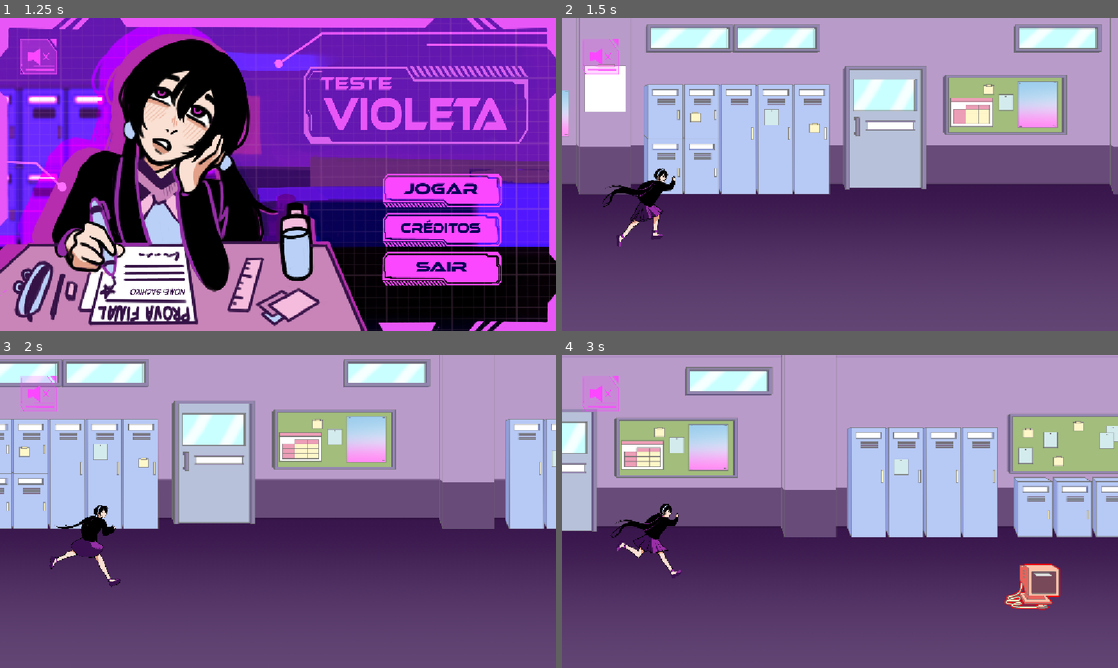
Above: before the commit, frames 1-4 (two rows, left to right).
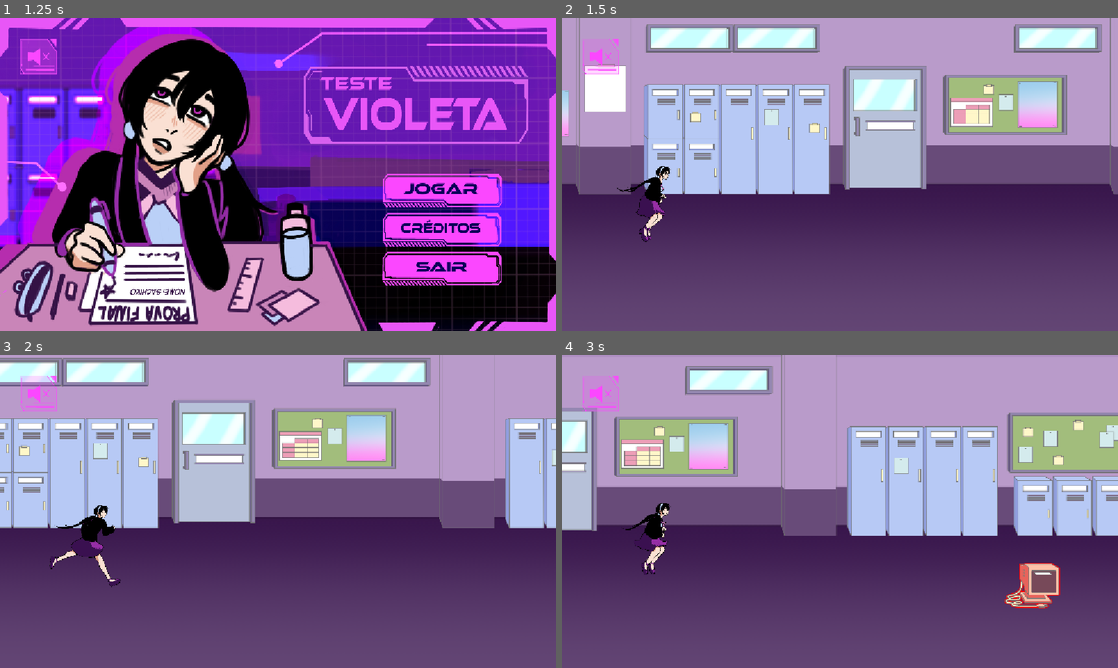
Above: after the commit, the same moments.

Repository: AJMoraes-58/Grupo9-infinite-runner
Game: Godot game, scene res://Cenas/menu_principal.tscn
Two runs of this game, one before a commit and one after it. Both use one fixed random seed, a clock stepped at 60 frames per second and the inputs below.
Inputs (mouse positions are in pixels of both pictures, inside the frame that each line leads up to):
- Up to frame 1 (1.25 s): click (38, 58) at 0.5 s
- Up to frame 2 (1.5 s): click (1006, 190) at 1.25 s
- Up to frame 3 (2 s): no input
- Up to frame 4 (3 s): hold Up (ui_up) from 2.03 s (still down)

Frame 1 is identical in both runs. In frame 2, 0.8% of the frame differs, in the area x 7-21%, y 47-74%; in frame 3, 4.1%; in frame 4, 5.2%, in the area x 0-100%, y 3-82%.

Commit message:
atualiza a amimacao da personagem pulando e melhora o sistema de colisao dela e dos obstaculos

Diff:
--- a/Cenas/cadeira.tscn
+++ b/Cenas/cadeira.tscn
@@ -4,7 +4,7 @@
 [ext_resource type="Texture2D" uid="uid://cgjly4rg2ico1" path="res://Artes/obstaculos/cadeira.png" id="2_yg75w"]
 
 [sub_resource type="RectangleShape2D" id="RectangleShape2D_yg75w"]
-size = Vector2(59, 40)
+size = Vector2(59, 31)
 
 [sub_resource type="RectangleShape2D" id="RectangleShape2D_bpxcr"]
 size = Vector2(82, 69.5)
@@ -18,7 +18,7 @@
 texture = ExtResource("2_yg75w")
 
 [node name="CollisionShape2D" type="CollisionShape2D" parent="." unique_id=956118933]
-position = Vector2(18.5, -68)
+position = Vector2(18.5, -63.5)
 shape = SubResource("RectangleShape2D_yg75w")
 
 [node name="CollisionShape2D2" type="CollisionShape2D" parent="." unique_id=649679013]
--- a/Cenas/cadeira_caida.tscn
+++ b/Cenas/cadeira_caida.tscn
@@ -4,7 +4,7 @@
 [ext_resource type="Texture2D" uid="uid://3pn6ocsr250d" path="res://Artes/obstaculos/cadeiraCaida.png" id="2_86ex5"]
 
 [sub_resource type="RectangleShape2D" id="RectangleShape2D_bpxcr"]
-size = Vector2(140.5, 70.99999)
+size = Vector2(140.5, 57.999996)
 
 [node name="obstaculoSimples" type="Area2D" unique_id=158388069]
 script = ExtResource("1_86ex5")
@@ -15,5 +15,5 @@
 texture = ExtResource("2_86ex5")
 
 [node name="CollisionShape2D" type="CollisionShape2D" parent="." unique_id=649679013]
-position = Vector2(-57.25, -8.5)
+position = Vector2(-57.25, -2.000002)
 shape = SubResource("RectangleShape2D_bpxcr")
--- a/Cenas/caixa.tscn
+++ b/Cenas/caixa.tscn
@@ -4,10 +4,10 @@
 [ext_resource type="Texture2D" uid="uid://dft1cudryke1w" path="res://Artes/obstaculos/caixa.png" id="2_iclr6"]
 
 [sub_resource type="RectangleShape2D" id="RectangleShape2D_bpxcr"]
-size = Vector2(97, 102.5)
+size = Vector2(97, 95.5)
 
 [sub_resource type="RectangleShape2D" id="RectangleShape2D_iclr6"]
-size = Vector2(21, 41)
+size = Vector2(21, 29)
 
 [node name="obstaculoSimples" type="Area2D" unique_id=158388069]
 script = ExtResource("1_iclr6")
@@ -18,9 +18,9 @@
 texture = ExtResource("2_iclr6")
 
 [node name="CollisionShape2D" type="CollisionShape2D" parent="." unique_id=649679013]
-position = Vector2(-40.5, -20.75)
+position = Vector2(-40.5, -17.25)
 shape = SubResource("RectangleShape2D_bpxcr")
 
 [node name="CollisionShape2D2" type="CollisionShape2D" parent="." unique_id=2012008421]
-position = Vector2(-87.5, -85.5)
+position = Vector2(-87.5, -79.5)
 shape = SubResource("RectangleShape2D_iclr6")
--- a/Cenas/computador.tscn
+++ b/Cenas/computador.tscn
@@ -4,7 +4,7 @@
 [ext_resource type="Texture2D" uid="uid://dslakohj53amt" path="res://Artes/obstaculos/computador.png" id="2_mrqev"]
 
 [sub_resource type="RectangleShape2D" id="RectangleShape2D_bpxcr"]
-size = Vector2(74, 90.24999)
+size = Vector2(74, 81.249985)
 
 [sub_resource type="RectangleShape2D" id="RectangleShape2D_mrqev"]
 size = Vector2(25, 25)
@@ -18,7 +18,7 @@
 texture = ExtResource("2_mrqev")
 
 [node name="CollisionShape2D" type="CollisionShape2D" parent="." unique_id=649679013]
-position = Vector2(-33, -8.875008)
+position = Vector2(-33, -4.3750057)
 shape = SubResource("RectangleShape2D_bpxcr")
 
 [node name="CollisionShape2D2" type="CollisionShape2D" parent="." unique_id=1647709434]
--- a/Cenas/protagonista.tscn
+++ b/Cenas/protagonista.tscn
@@ -1,8 +1,8 @@
 [gd_scene format=3 uid="uid://tvtnh34op6og"]
 
 [ext_resource type="Script" uid="uid://dladac50ytvge" path="res://Scripts/protagonista.gd" id="1_3mf1m"]
-[ext_resource type="Texture2D" uid="uid://dfv31idqu47pw" path="res://Artes/personagens/Personagem 1.png" id="2_4dfmo"]
 [ext_resource type="Texture2D" uid="uid://bcwvanyve8rro" path="res://Artes/personagens/Personagem Anim-Sheet F-Sheet.png" id="2_o8hgg"]
+[ext_resource type="Texture2D" uid="uid://cxrvel68grx8f" path="res://Artes/personagens/Personagem Anim-Sheet Jump F.png" id="3_o8hgg"]
 
 [sub_resource type="AtlasTexture" id="AtlasTexture_8jvr3"]
 atlas = ExtResource("2_o8hgg")
@@ -36,13 +36,21 @@
 atlas = ExtResource("2_o8hgg")
 region = Rect2(3696, 0, 528, 512)
 
-[sub_resource type="AtlasTexture" id="AtlasTexture_7a47k"]
-atlas = ExtResource("2_4dfmo")
-region = Rect2(1569, 0, 523, 800)
+[sub_resource type="AtlasTexture" id="AtlasTexture_f05np"]
+atlas = ExtResource("3_o8hgg")
+region = Rect2(0, 0, 528, 509)
 
-[sub_resource type="AtlasTexture" id="AtlasTexture_wj5i8"]
-atlas = ExtResource("2_4dfmo")
-region = Rect2(2092, 0, 523, 800)
+[sub_resource type="AtlasTexture" id="AtlasTexture_r3qfo"]
+atlas = ExtResource("3_o8hgg")
+region = Rect2(528, 0, 528, 509)
+
+[sub_resource type="AtlasTexture" id="AtlasTexture_f2jm7"]
+atlas = ExtResource("3_o8hgg")
+region = Rect2(1056, 0, 528, 509)
+
+[sub_resource type="AtlasTexture" id="AtlasTexture_2mgbb"]
+atlas = ExtResource("3_o8hgg")
+region = Rect2(1584, 0, 528, 509)
 
 [sub_resource type="SpriteFrames" id="SpriteFrames_2mgbb"]
 animations = [{
@@ -77,23 +85,25 @@
 }, {
 "frames": [{
 "duration": 1.0,
-"texture": SubResource("AtlasTexture_7a47k")
+"texture": SubResource("AtlasTexture_f05np")
 }, {
 "duration": 1.0,
-"texture": SubResource("AtlasTexture_wj5i8")
+"texture": SubResource("AtlasTexture_r3qfo")
+}, {
+"duration": 1.0,
+"texture": SubResource("AtlasTexture_f2jm7")
+}, {
+"duration": 1.0,
+"texture": SubResource("AtlasTexture_2mgbb")
 }],
 "loop": false,
 "name": &"pulo",
-"speed": 5.0
+"speed": 10.0
 }]
 
 [sub_resource type="CapsuleShape2D" id="CapsuleShape2D_4dfmo"]
 radius = 20.0
 height = 166.0
-
-[sub_resource type="SegmentShape2D" id="SegmentShape2D_o8hgg"]
-a = Vector2(5, 94)
-b = Vector2(47, 36)
 
 [node name="protagonista" type="CharacterBody2D" unique_id=1602220430]
 script = ExtResource("1_3mf1m")
@@ -105,11 +115,8 @@
 animation = &"corrida"
 
 [node name="CollisionShape2D" type="CollisionShape2D" parent="." unique_id=1375991720]
-position = Vector2(67, 73)
+position = Vector2(67, 71)
 shape = SubResource("CapsuleShape2D_4dfmo")
 
 [node name="Camera2D" type="Camera2D" parent="." unique_id=728148421]
 offset = Vector2(450, 0)
-
-[node name="CollisionShape2D2" type="CollisionShape2D" parent="." unique_id=264569295]
-shape = SubResource("SegmentShape2D_o8hgg")
